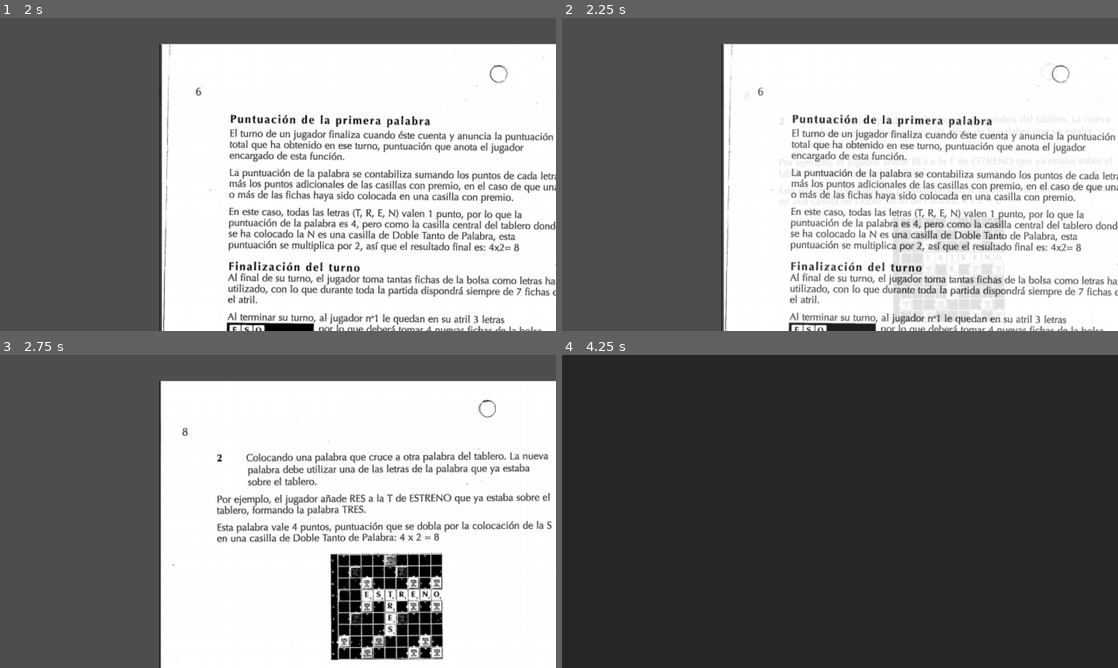
Above: before the commit, frames 1-4 (two rows, left to right).
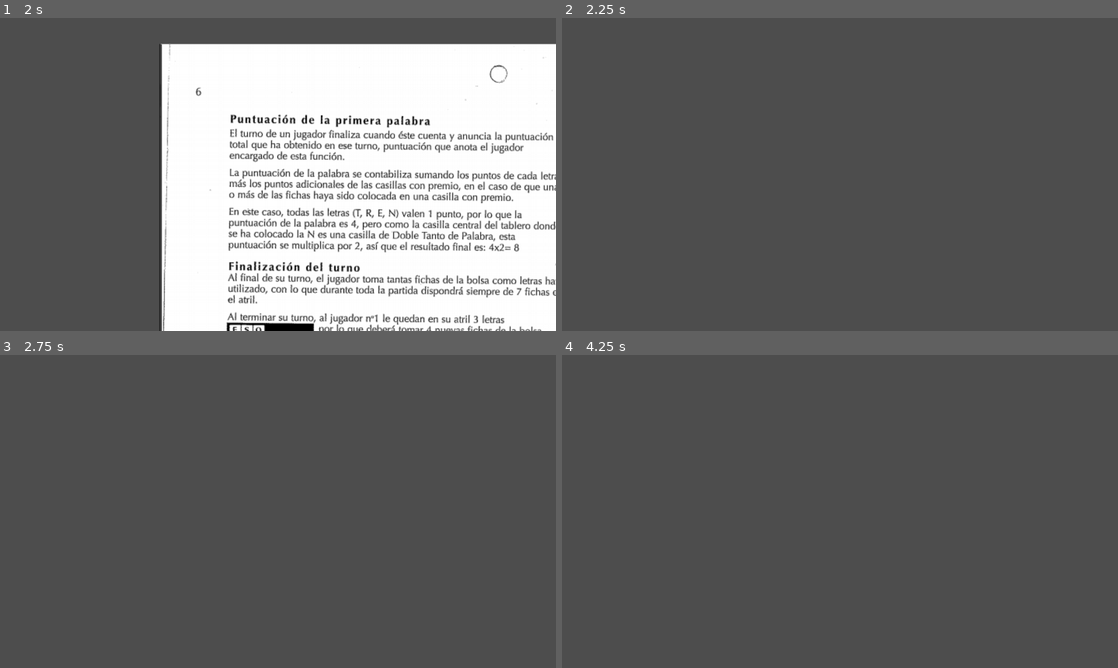
Above: after the commit, the same moments.

Repository: UCM-FDI-DISIA/proyectois1-chat-madres
Game: Godot game, scene res://Opciones/Tutorial/Tutorial.tscn
Two runs of this game, one before a commit and one after it. Both use one fixed random seed, a clock stepped at 60 frames per second and the inputs below.
Inputs (mouse positions are in pixels of both pictures, inside the frame that each line leads up to):
- Up to frame 1 (2 s): tap Enter at 0.5 s; drag from (278, 174) to (333, 105) at 0.52 s; tap Space at 1.25 s; drag from (166, 190) to (250, 237) at 1.27 s
- Up to frame 2 (2.25 s): tap Enter at 2, 2.1 s; move the mouse to (895, 105) at 2.02 s; hold Right from 2.03 s (still down); click (895, 105) at 2.17 s
- Up to frame 3 (2.75 s): keep holding Right
- Up to frame 4 (4.25 s): release Right at 2.75 s; tap Space at 2.75, 3.77 s; drag from (812, 574) to (673, 464) at 2.77 s; tap Enter at 3.5, 3.6 s; move the mouse to (1006, 558) at 3.52 s; hold Left from 3.53 s (still down); click (1006, 558) at 3.67 s

Frame 1 is identical in both runs. In frame 2, 64% of the frame differs, in the area x 28-100%, y 8-100%; in frame 3, 64%; in frame 4, 100%, in the area x 0-100%, y 0-100%.

Commit message:
Mucha variedad
En proceso: menú principal
-Hecho el botón de salir
-Hecho el botón de tutorial
-Hecho el botón de créditos
Terminado: créditos
En proceso: interfaz de juego
-Hecho el botón de opciones
Corregir: tutorial --> hay que hacer que sea un bucle en el que salgas al apretar a x
Por hacer/ mejorar: repartición aleatoria de un número determinado de fichas
Corregido: el tutorial no cierra

Diff:
--- a/scrabble-definitivo/Créditos/Créditos.tscn
+++ b/scrabble-definitivo/Créditos/Créditos.tscn
@@ -1,4 +1,6 @@
-[gd_scene format=3 uid="uid://c0lybfl8nkb4b"]
+[gd_scene load_steps=2 format=3 uid="uid://c0lybfl8nkb4b"]
+
+[ext_resource type="Texture2D" uid="uid://ctlb2w1vy4ocd" path="res://Créditos/Still 2025-10-28 100814_1.1.3.png" id="1_ygyur"]
 
 [node name="Créditos" type="Control"]
 layout_mode = 3
@@ -7,3 +9,8 @@
 anchor_bottom = 1.0
 grow_horizontal = 2
 grow_vertical = 2
+
+[node name="Still202510281008141_1_3" type="Sprite2D" parent="."]
+position = Vector2(575, 321)
+scale = Vector2(0.3, 0.3)
+texture = ExtResource("1_ygyur")
--- /dev/null
+++ b/scrabble-definitivo/Escena_jugar/Jugar.tscn
@@ -0,0 +1,9 @@
+[gd_scene format=3 uid="uid://moeqvvvmpy8l"]
+
+[node name="Jugar" type="Control"]
+layout_mode = 3
+anchors_preset = 15
+anchor_right = 1.0
+anchor_bottom = 1.0
+grow_horizontal = 2
+grow_vertical = 2
--- a/scrabble-definitivo/Juego/Pantalla de juego.tscn
+++ b/scrabble-definitivo/Juego/Pantalla de juego.tscn
@@ -97,10 +97,11 @@
 
 [node name="Opciones" type="Button" parent="."]
 layout_mode = 0
-offset_left = 1185.0
-offset_top = 47.0
-offset_right = 1212.0
-offset_bottom = 73.0
+offset_left = 1194.0
+offset_top = 84.0
+offset_right = 1224.0
+offset_bottom = 115.0
+text = "⚙️"
 
 [node name="ColorRect" type="ColorRect" parent="."]
 layout_mode = 1
--- a/scrabble-definitivo/Opciones/Menú principal/Menú principal.tscn
+++ b/scrabble-definitivo/Opciones/Menú principal/Menú principal.tscn
@@ -1,4 +1,7 @@
-[gd_scene format=3 uid="uid://ha13x2giomo1"]
+[gd_scene load_steps=3 format=3 uid="uid://ha13x2giomo1"]
+
+[ext_resource type="Texture2D" uid="uid://c8aopobx6gr3u" path="res://Opciones/Menú principal/Titulo_1.1.2.png" id="1_gqs2b"]
+[ext_resource type="Script" uid="uid://bcnuj8vkd0me6" path="res://Opciones/Menú principal/menú_principal.gd" id="1_qd1eu"]
 
 [node name="MenúPrincipal" type="Control"]
 layout_mode = 3
@@ -7,3 +10,62 @@
 anchor_bottom = 1.0
 grow_horizontal = 2
 grow_vertical = 2
+script = ExtResource("1_qd1eu")
+
+[node name="Titulo1_1_2" type="Sprite2D" parent="."]
+position = Vector2(574, 400)
+scale = Vector2(0.4, 0.4)
+texture = ExtResource("1_gqs2b")
+
+[node name="PanelContainer" type="PanelContainer" parent="."]
+layout_mode = 1
+anchors_preset = 12
+anchor_top = 1.0
+anchor_right = 1.0
+anchor_bottom = 1.0
+offset_left = 307.0
+offset_top = -401.0
+offset_right = -303.0
+offset_bottom = -125.0
+grow_horizontal = 2
+grow_vertical = 0
+
+[node name="VBoxContainer" type="VBoxContainer" parent="PanelContainer"]
+layout_mode = 2
+
+[node name="Jugar" type="Button" parent="PanelContainer/VBoxContainer"]
+layout_mode = 2
+text = "JUGAR"
+
+[node name="Misiones" type="Button" parent="PanelContainer/VBoxContainer"]
+layout_mode = 2
+text = "MISIONES"
+
+[node name="Tienda" type="Button" parent="PanelContainer/VBoxContainer"]
+layout_mode = 2
+text = "TIENDA"
+
+[node name="Personalizar" type="Button" parent="PanelContainer/VBoxContainer"]
+layout_mode = 2
+text = "PERSONALIZAR
+"
+
+[node name="Tutorial" type="Button" parent="PanelContainer/VBoxContainer"]
+layout_mode = 2
+text = "TUTORIAL"
+
+[node name="Opciones" type="Button" parent="PanelContainer/VBoxContainer"]
+layout_mode = 2
+text = "OPCIONES"
+
+[node name="Créditos" type="Button" parent="PanelContainer/VBoxContainer"]
+layout_mode = 2
+text = "CRÉDITOS"
+
+[node name="Salir" type="Button" parent="PanelContainer/VBoxContainer"]
+layout_mode = 2
+text = "SALIR"
+
+[connection signal="pressed" from="PanelContainer/VBoxContainer/Tutorial" to="." method="_on_tutorial_pressed"]
+[connection signal="pressed" from="PanelContainer/VBoxContainer/Créditos" to="." method="_on_créditos_pressed"]
+[connection signal="pressed" from="PanelContainer/VBoxContainer/Salir" to="." method="_on_salir_pressed"]
--- /dev/null
+++ b/scrabble-definitivo/Opciones/Menú principal/menú_principal.gd
@@ -0,0 +1,15 @@
+extends Control
+
+const TUTORIAL_SCENE := preload("res://Opciones/Tutorial/Tutorial.tscn")
+const CREDITS_SCENE := preload("res://Créditos/Créditos.tscn")
+
+func _on_tutorial_pressed() -> void:
+	var t = TUTORIAL_SCENE.instantiate()
+	get_tree().current_scene.add_child(t)
+
+func _on_créditos_pressed() -> void:
+	var t = CREDITS_SCENE.instantiate()
+	get_tree().current_scene.add_child(t)
+
+func _on_salir_pressed() -> void:
+	get_tree().quit()
--- a/scrabble-definitivo/Opciones/Tutorial/Tutorial.tscn
+++ b/scrabble-definitivo/Opciones/Tutorial/Tutorial.tscn
@@ -45,3 +45,13 @@
 rotation = 4.712389
 scale = Vector2(0.7, 0.7)
 texture = ExtResource("1_aqj38")
+
+[node name="Salir" type="Button" parent="."]
+layout_mode = 0
+offset_left = 955.0
+offset_top = 30.0
+offset_right = 973.0
+offset_bottom = 61.0
+text = "x"
+
+[connection signal="pressed" from="Salir" to="." method="_on_salir_pressed"]
--- /dev/null
+++ b/scrabble-definitivo/Opciones/Tutorial/opciones.gd
@@ -0,0 +1,10 @@
+extends Control
+
+const TUTORIAL_SCENE := preload("res://Opciones/Tutorial/Tutorial.tscn")
+
+func _on_tutorial_pressed() -> void:
+	var t = TUTORIAL_SCENE.instantiate()
+	get_tree().current_scene.add_child(t)
+
+func _on_salir_pressed() -> void:
+		queue_free()
--- a/scrabble-definitivo/Opciones/Tutorial/tutorial.gd
+++ b/scrabble-definitivo/Opciones/Tutorial/tutorial.gd
@@ -12,7 +12,6 @@
 func _eliminar_capa_superior() -> void:
 	var visibles := _contar_sprites_visibles()
 	if visibles <= 0:
-		_cerrar_tutorial()
 		return
 	elif visibles == 1:
 		# 🔹 si solo queda una imagen, la eliminamos y cerramos automáticamente
@@ -23,14 +22,13 @@
 			t.tween_callback(func():
 				if is_instance_valid(sprite):
 					sprite.queue_free()
-				_cerrar_tutorial()
 			)
 		return
 
 	# 🔹 caso normal: hay más de una capa
 	var sprite := _get_sprite_superior()
 	if sprite == null:
-		_cerrar_tutorial()
+
 		return
 
 	var t := create_tween()
@@ -55,16 +53,5 @@
 			c += 1
 	return c
 
-func _cerrar_tutorial() -> void:
-	# 🔹 fundido a negro y cambio al menú
-	var fade := ColorRect.new()
-	fade.color = Color(0, 0, 0, 0)
-	fade.mouse_filter = Control.MOUSE_FILTER_IGNORE
-	fade.size = get_viewport_rect().size
-	add_child(fade)
-
-	var t := create_tween()
-	t.tween_property(fade, "color:a", 1.0, fade_time).set_trans(Tween.TRANS_SINE).set_ease(Tween.EASE_IN_OUT)
-	t.tween_callback(func():
-		get_tree().change_scene_to_file("res://Opciones/opciones.tscn")  # ⚠️ pon tu ruta exacta aquí
-	)
+func _on_salir_pressed() -> void:
+	queue_free()
--- a/scrabble-definitivo/Opciones/opciones.gd
+++ /dev/null
@@ -1,10 +0,0 @@
-extends Control
-
-const TUTORIAL_SCENE := preload("res://Opciones/Tutorial/Tutorial.tscn")
-
-func _on_tutorial_pressed() -> void:
-	var t = TUTORIAL_SCENE.instantiate()
-	get_tree().current_scene.add_child(t)
-
-func _on_salir_pressed() -> void:
-		get_tree().paused = false
--- a/scrabble-definitivo/Opciones/opciones.tscn
+++ b/scrabble-definitivo/Opciones/opciones.tscn
@@ -1,6 +1,6 @@
 [gd_scene load_steps=4 format=3 uid="uid://catuiiw1bkejl"]
 
-[ext_resource type="Script" uid="uid://dgwgu4sm157gx" path="res://Opciones/opciones.gd" id="1_qj4ti"]
+[ext_resource type="Script" uid="uid://dgwgu4sm157gx" path="res://Opciones/Tutorial/opciones.gd" id="1_qj4ti"]
 
 [sub_resource type="Animation" id="Animation_t7x2g"]
 resource_name = "Blur"
@@ -41,10 +41,6 @@
 layout_mode = 2
 size_flags_vertical = 4
 
-[node name="Personalizar" type="Button" parent="PanelContainer/Popup menu"]
-layout_mode = 2
-text = "Personalizar"
-
 [node name="Button2" type="Button" parent="PanelContainer/Popup menu"]
 layout_mode = 2
 text = "Funcionalidad2"
Not shown, added: scrabble-definitivo/Créditos/Still 2025-10-28 100814_1.1.3.png.import
Not shown, added: scrabble-definitivo/Opciones/Menú principal/Titulo_1.1.2.png.import
Not shown, added: scrabble-definitivo/Opciones/Menú principal/menú_principal.gd.uid
Binary file added: scrabble-definitivo/Opciones/Opciones.png
Not shown, added: scrabble-definitivo/Opciones/Opciones.png.import
Binary file added: scrabble-definitivo/Opciones/Opciones_2.1.2.png
Not shown, added: scrabble-definitivo/Opciones/Opciones_2.1.2.png.import
Renamed: scrabble-definitivo/Opciones/opciones.gd.uid -> scrabble-definitivo/Opciones/Tutorial/opciones.gd.uid
Not shown, added: scrabble-definitivo/Créditos/Still 2025-10-28 100814_1.1.3.png
Not shown, added: scrabble-definitivo/Opciones/Menú principal/Titulo_1.1.2.png
